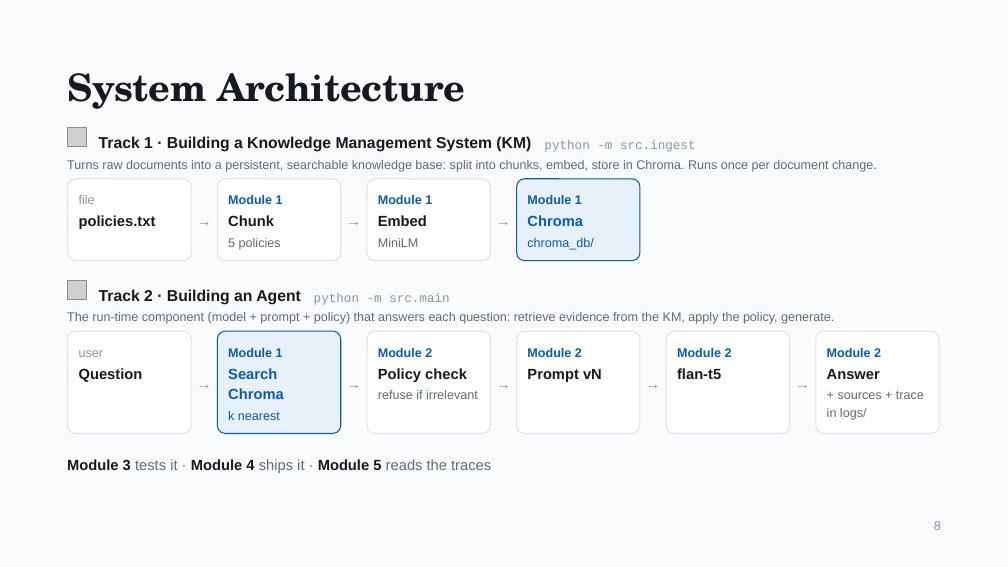
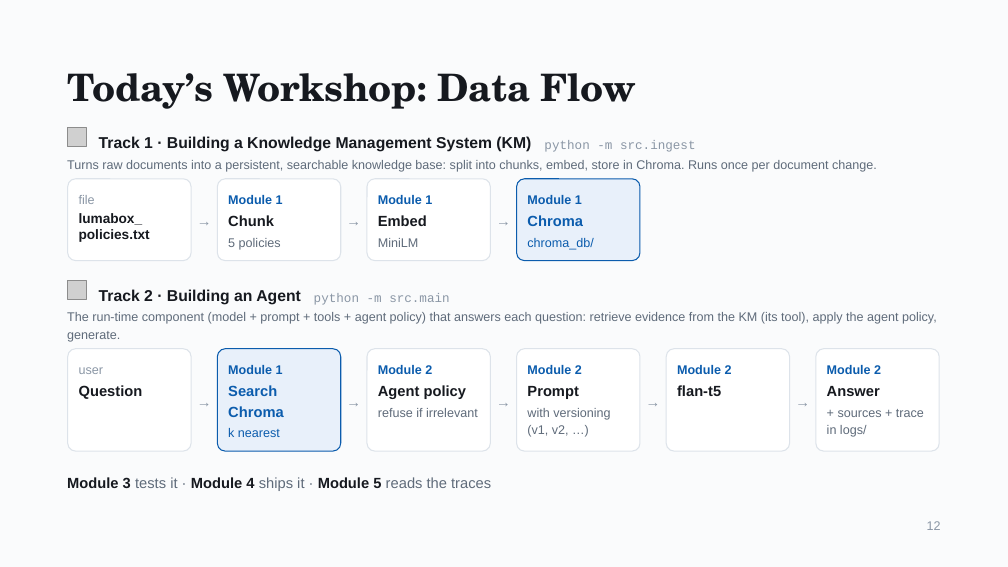
Before and after one commit to karin-8/rag-chatbot-student, a slide deck: slide 12 of student-guide/RAG in Production.pptx (slide 8 before the commit). Drawn at 1008x567 pixels with LibreOffice and Linux fonts; fonts in the diff are those of the drawing; grey boxes stand for pictures; background and template pictures are left out. Boxes give left, top, right and bottom in pixels: in the first picture for what was removed or moved away, otherwise in the second. Text is boxed around its words. In the diff, an @@ line names an element or a change of style, - is before the commit and + after.

```diff
--- a/student-guide/RAG in Production.pptx
+++ b/student-guide/RAG in Production.pptx
@@ title at box(67, 73, 636, 109): text changed @@
-System Architecture
+Today’s Workshop: Data Flow
@@ text at box(79, 213, 143, 225): paragraph added @@
+lumabox_
@@ text at box(79, 229, 150, 242): size 14 to 13 pt in "policies.txt"; line spacing 19.6pt to 15.6pt @@
@@ text at box(67, 312, 937, 342): text changed @@
-The run-time component (model + prompt + policy) that answers each question: retrieve evidence from the KM, apply the policy, generate.
+The run-time component (model + prompt + tools + agent policy) that answers each question: retrieve evidence from the KM (its tool), apply the agent policy, generate.
@@ 13 texts, 6 rounded rectangles: place and size @@
-13 texts, 6 rounded rectangles at box(68, 331, 939, 433)
+13 texts, 6 rounded rectangles at box(68, 349, 939, 451)
@@ text at box(378, 385, 466, 399): text changed @@
-Policy check
+Agent policy
@@ text at box(527, 386, 578, 399): text changed @@
-Prompt vN
+Prompt
@@ 6 texts: place and size @@
-6 texts at box(67, 372, 817, 473)
+6 texts at box(67, 389, 817, 491)
@@ text added at box(527, 408, 610, 437), 12 pt, text #5F6B7A @@
+with versioning (v1, v2, …)
@@ text at box(927, 521, 941, 530): text changed @@
-8
+12
```
Also in this commit, not shown: 52 other slides changed, 6 slides added, 1 slide removed.
